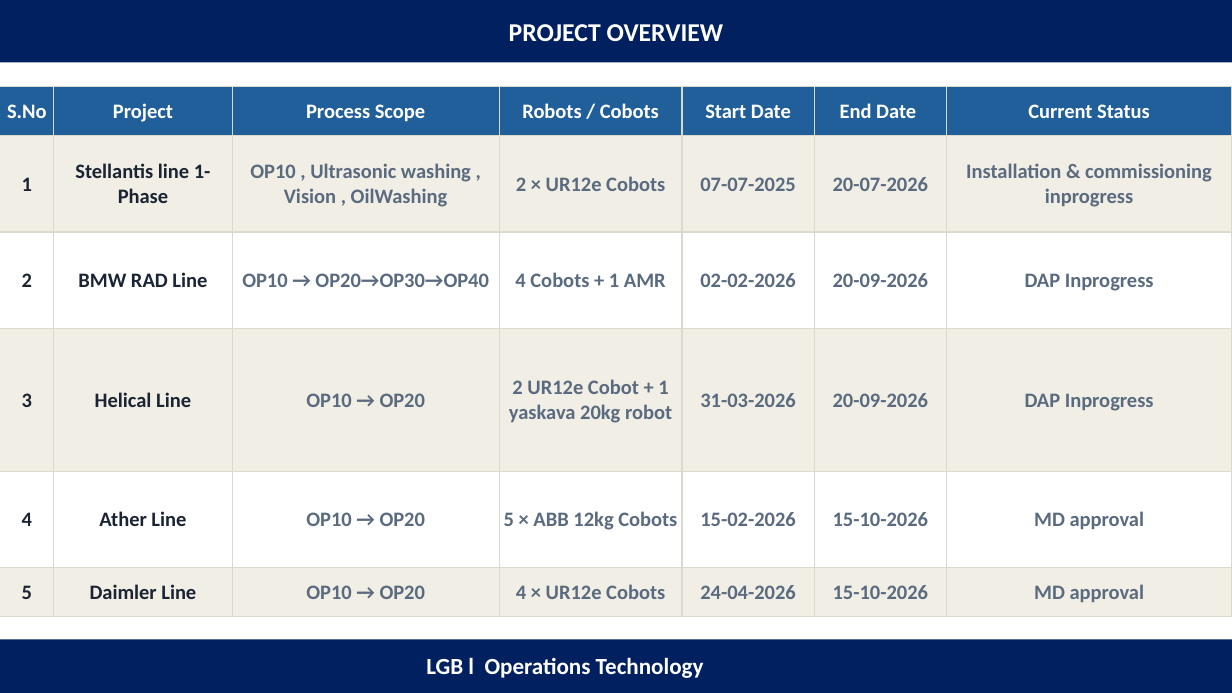
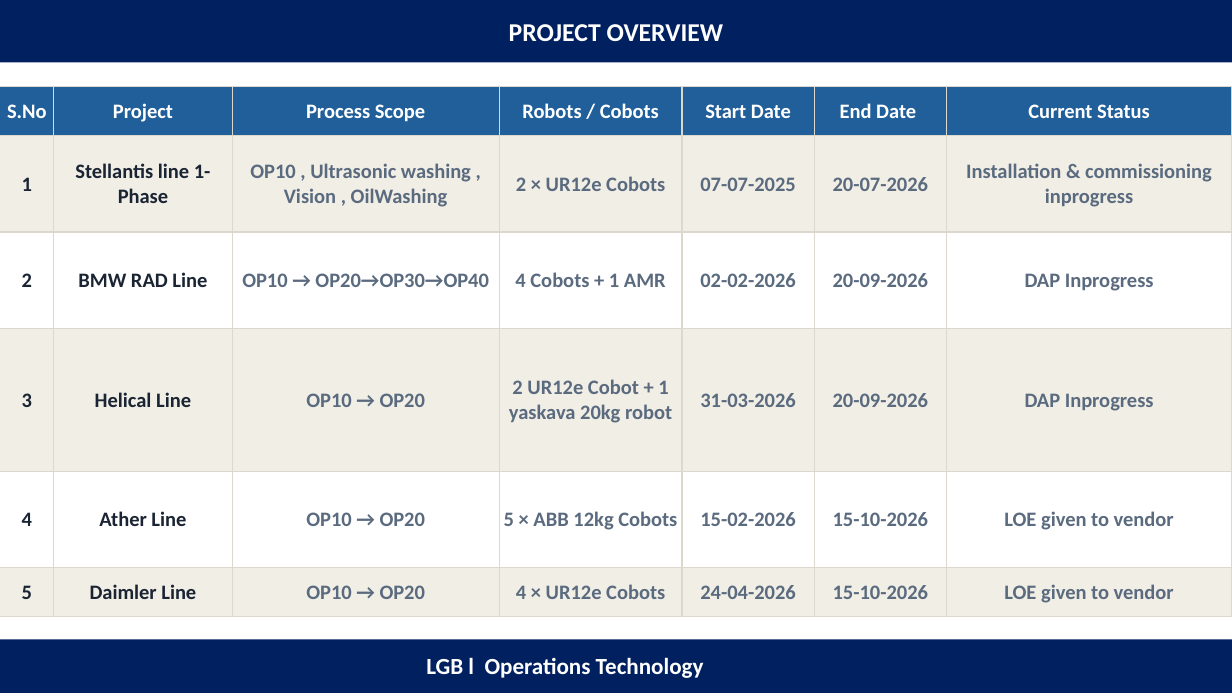
Before and after one commit to anand2204-robo/Project-List, a slide deck: slide 2 of Automation project.pptx. Drawn at 1232x693 pixels with LibreOffice and Linux fonts; fonts in the diff are those of the drawing. Boxes give left, top, right and bottom in pixels: in the first picture for what was removed or moved away, otherwise in the second. Text is boxed around its words. In the diff, an @@ line names an element or a change of style, - is before the commit and + after.

```diff
--- a/Automation project.pptx
+++ b/Automation project.pptx
@@ table at bbox=[0, 87, 1232, 616] @@
-row 5, column 7: MD approval
+row 5, column 7: LOE given to vendor
-row 6, column 7: MD approval
+row 6, column 7: LOE given to vendor
```
Also in this commit, not shown: 12 other slides changed, 44 slides added.
